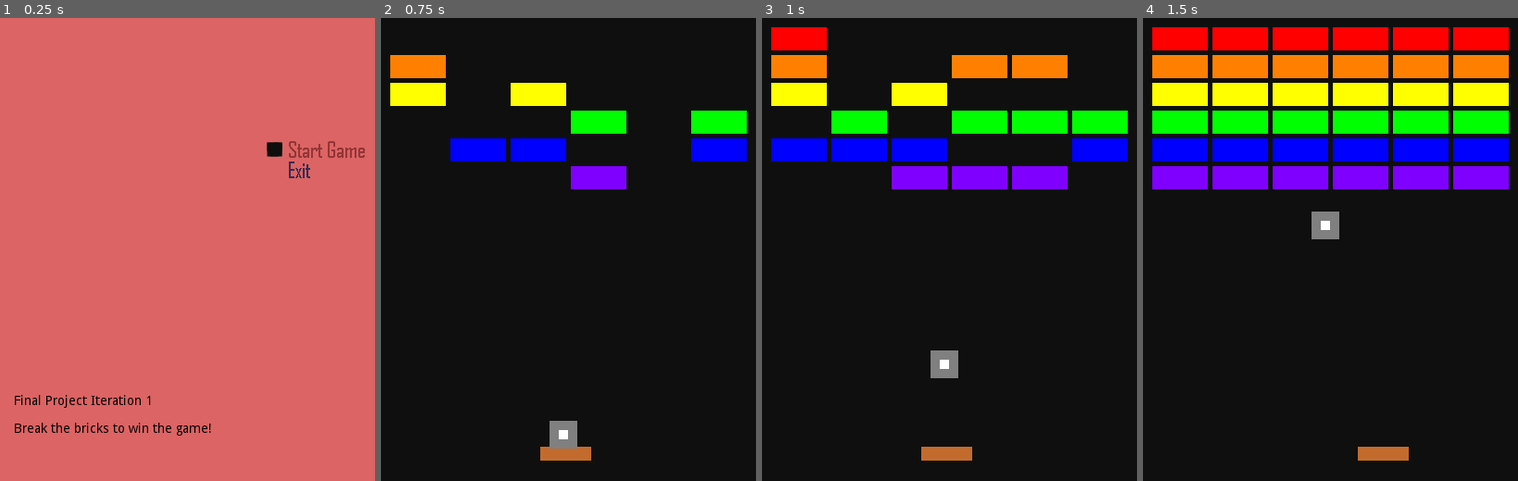
Above: before the commit, frames 1-4 (left to right).
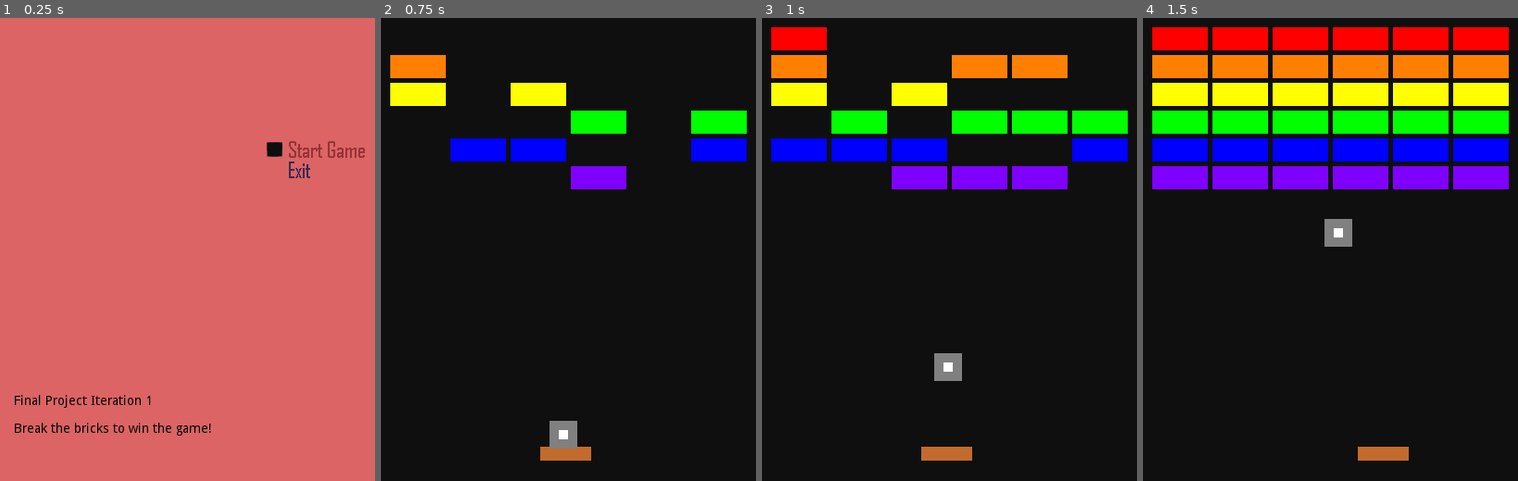
Above: after the commit, the same moments.

Repository: CodyMiner/FP-Breaker-Breaker
Game: Godot game, scene res://src/TitleScreen.tscn
Two runs of this game, one before a commit and one after it. Both use one fixed random seed, a clock stepped at 60 frames per second and the inputs below.
Inputs (mouse positions are in pixels of both pictures, inside the frame that each line leads up to):
- Up to frame 1 (0.25 s): no input
- Up to frame 2 (0.75 s): click (696, 147) at 0.5 s
- Up to frame 3 (1 s): no input
- Up to frame 4 (1.5 s): tap Enter (enter) at 1.25 s; hold D (go_right) from 1.28 s (still down); hold Enter (enter) from 1.28 s (still down)

Frames 1-2 are identical in both runs. In frame 3, 0.3% of the frame differs, in the area x 44-54%, y 71-79%; in frame 4, 0.6%, in the area x 44-56%, y 41-50%.

Commit message:
Apply small random impulse so each game is different

Diff:
--- a/project/src/Background.gd
+++ b/project/src/Background.gd
@@ -13,6 +13,7 @@
 
 
 func _ready():
+	randomize()
 	_setup_bricks()
 	Input.set_mouse_mode(Input.MOUSE_MODE_HIDDEN)
 	set_process_input(true)
--- a/project/src/Ball.gd
+++ b/project/src/Ball.gd
@@ -13,3 +13,7 @@
 				pass
 	elif _body.has_method("gameover"):
 		_body.gameover()
+
+	var _random_x := randf() * 20.0
+	var _random_y := randf() * 20.0
+	apply_impulse(Vector2.ZERO, Vector2(_random_x, _random_y))
--- a/project/src/Ball.tscn
+++ b/project/src/Ball.tscn
@@ -18,6 +18,7 @@
 contact_monitor = true
 linear_velocity = Vector2( 0, 300 )
 linear_damp = 0.0
+angular_damp = 0.0
 script = ExtResource( 2 )
 
 [node name="CollisionShape2D" type="CollisionShape2D" parent="."]
